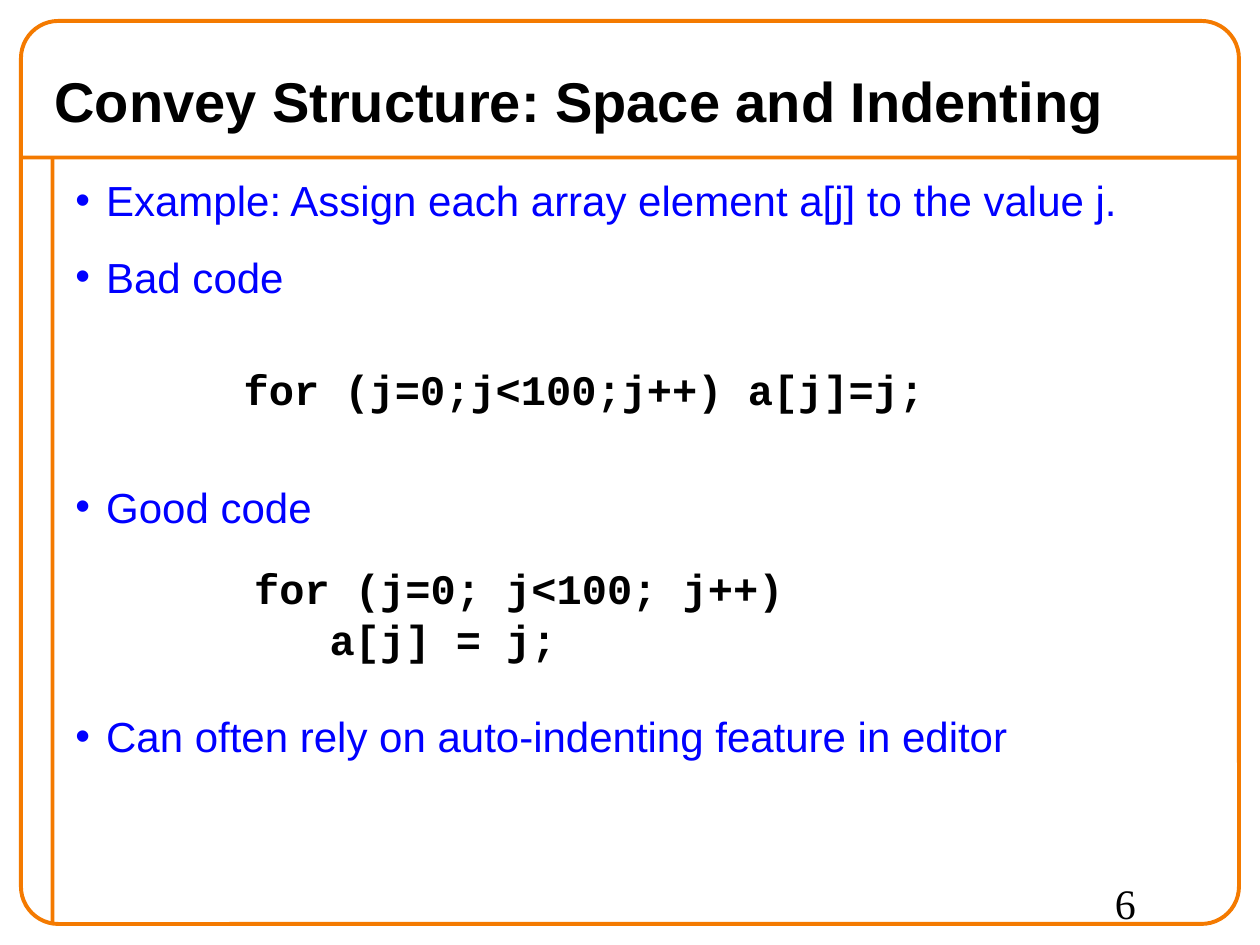
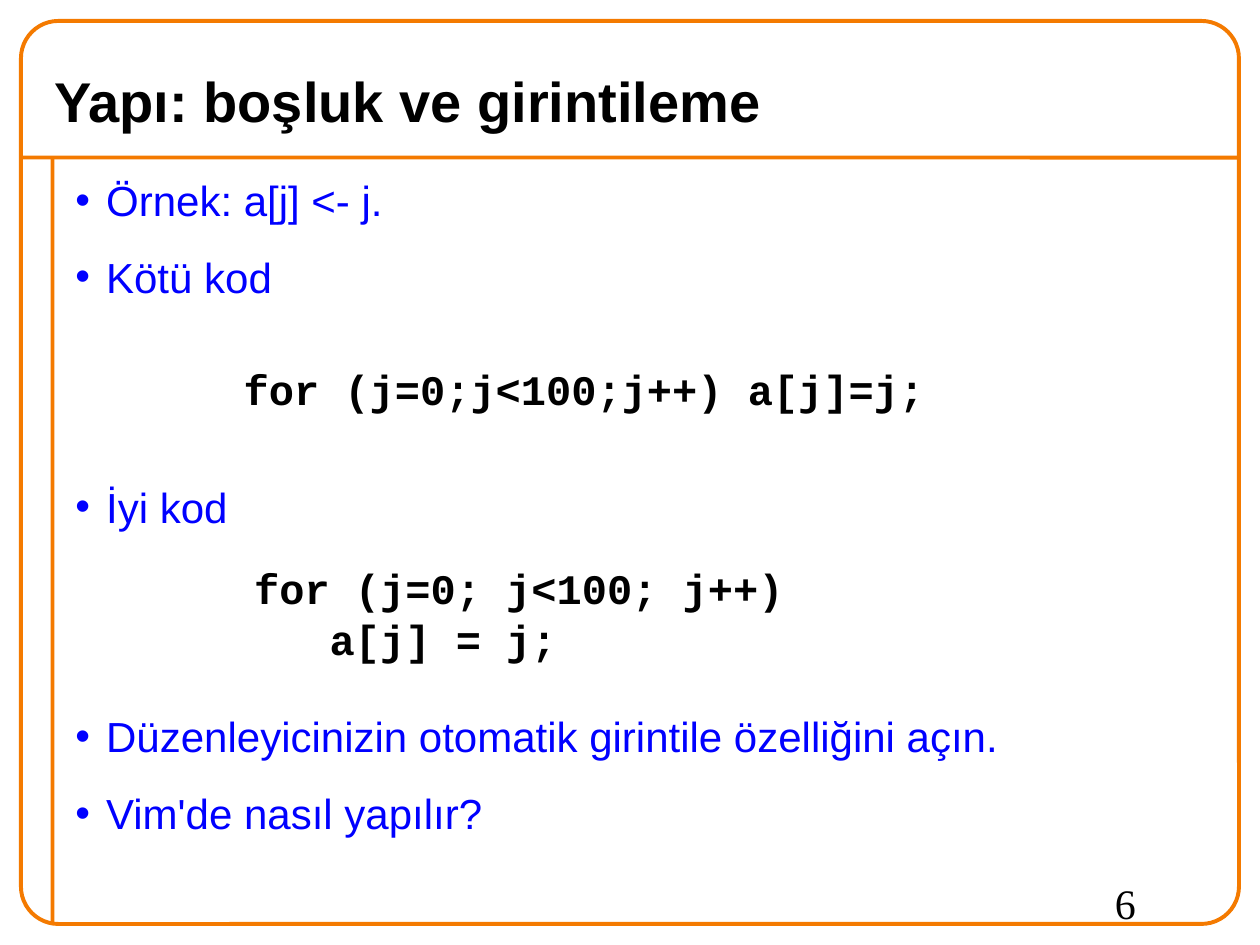
Before and after one commit to 19ceng/ceng201pro, a slide deck: slide 6 of 04mod.odp. Drawn at 1260x945 pixels with LibreOffice and Linux fonts; fonts in the diff are those of the drawing; background and template pictures are left out. Boxes give left, top, right and bottom in pixels: in the first picture for what was removed or moved away, otherwise in the second. Text is boxed around its words. In the diff, an @@ line names an element or a change of style, - is before the commit and + after.

```diff
--- a/04mod.odp
+++ b/04mod.odp
@@ title at (x1=54, y1=81, x2=760, y2=132): text changed @@
-Convey Structure: Space and Indenting
+Yapı: boşluk ve girintileme
@@ text at (x1=106, y1=182, x2=998, y2=838): text changed @@
-• Example: Assign each array element a[j] to the value j.
-• Bad code
-• Good code
-• Can often rely on auto-indenting feature in editor
+• Örnek: a[j] <- j.
+• Kötü kod
+• İyi kod
+• Düzenleyicinizin otomatik girintile özelliğini açın.
+• Vim'de nasıl yapılır?
```
Also in this commit, not shown: 22 other slides changed, 13 slides added, 13 slides removed, 4 other files.
